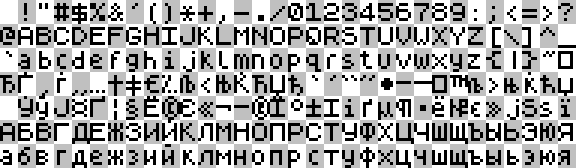
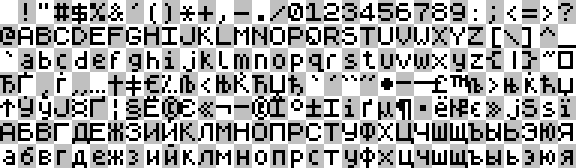
Layers edited between the first and the second 576px x 168px image:
painted on "glyphs" over <box>0,51,573,168</box>
painted on "grid" over <box>0,72,450,120</box>
